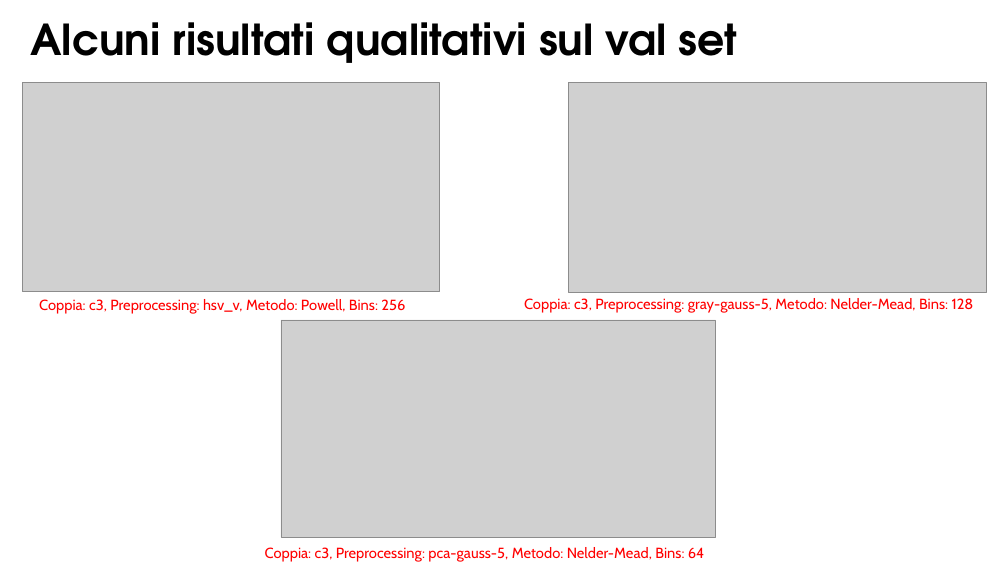
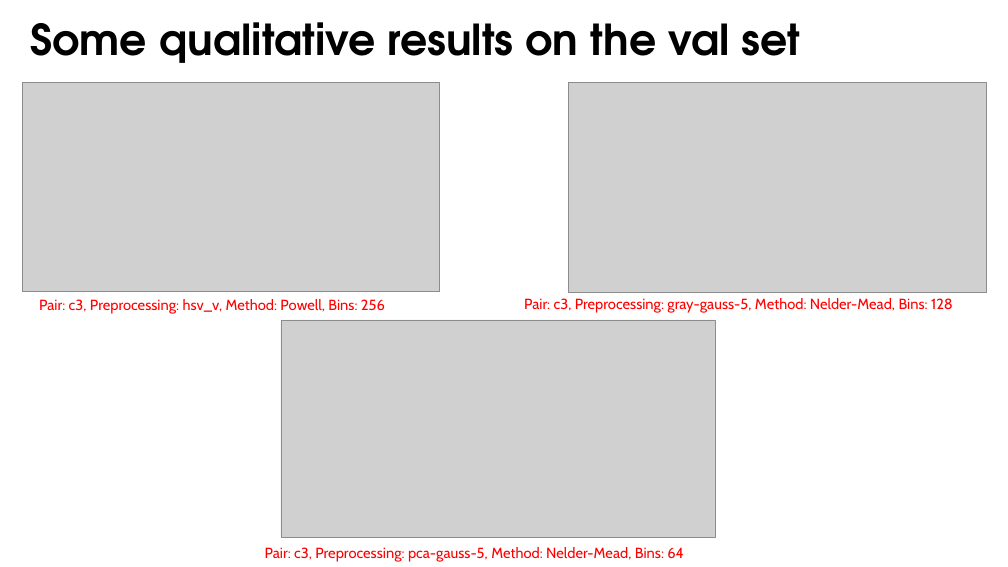
Before and after one commit to Gabro29/vision-course, a slide deck: slide 8 of First Assignment/Assignment_1.pptx. Drawn at 1008x567 pixels with LibreOffice and Linux fonts; fonts in the diff are those of the drawing; grey boxes stand for pictures. Boxes give left, top, right and bottom in pixels: in the first picture for what was removed or moved away, otherwise in the second. Text is boxed around its words. In the diff, an @@ line names an element or a change of style, - is before the commit and + after.

```diff
--- a/First Assignment/Assignment_1.pptx
+++ b/First Assignment/Assignment_1.pptx
@@ text at (x1=30, y1=22, x2=801, y2=63): text changed @@
-Alcuni risultati qualitativi sul val set
+Some qualitative results on the val set
@@ text at (x1=39, y1=299, x2=385, y2=314): text changed @@
-Coppia: c3, Preprocessing: hsv_v, Metodo: Powell, Bins: 256
+Pair: c3, Preprocessing: hsv_v, Method: Powell, Bins: 256
@@ text at (x1=524, y1=298, x2=953, y2=313): text changed @@
-Coppia: c3, Preprocessing: gray-gauss-5, Metodo: Nelder-Mead, Bins: 128
+Pair: c3, Preprocessing: gray-gauss-5, Method: Nelder-Mead, Bins: 128
@@ text at (x1=265, y1=547, x2=684, y2=562): text changed @@
-Coppia: c3, Preprocessing: pca-gauss-5, Metodo: Nelder-Mead, Bins: 64
+Pair: c3, Preprocessing: pca-gauss-5, Method: Nelder-Mead, Bins: 64
```
Also in this commit, not shown: 9 other slides changed, 1 slide added, 1 slide removed, 1 other file.
